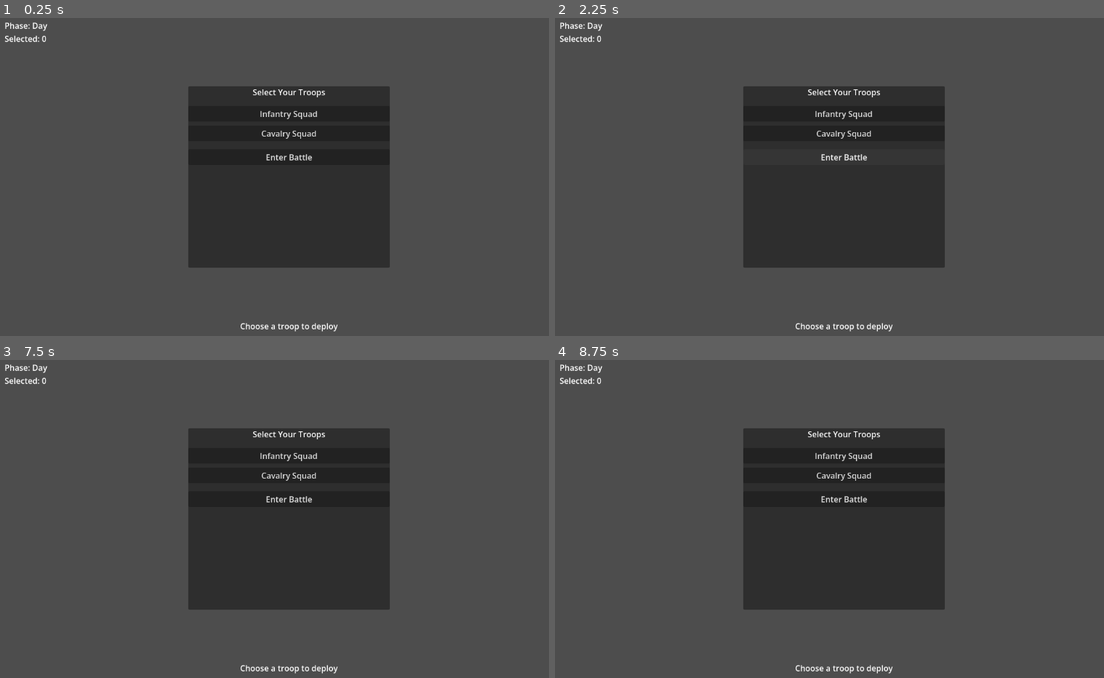
Above: before the commit, frames 1-4 (two rows, left to right).
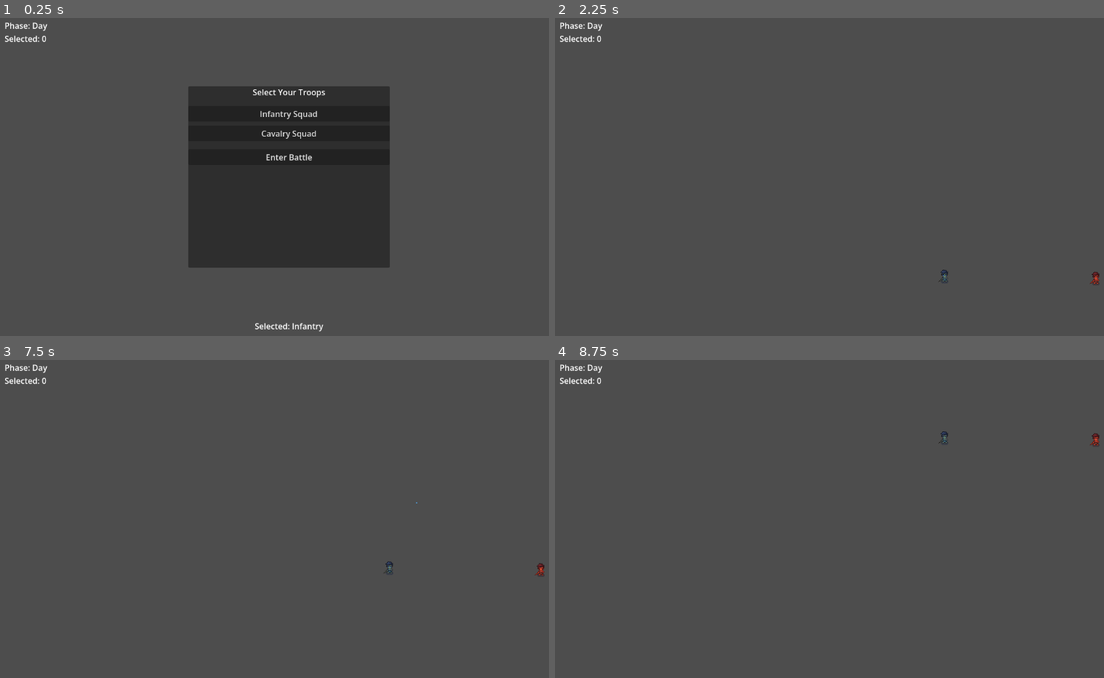
Above: after the commit, the same moments.

Repository: yangmeng6666/FactionalStruggle-
Game: Godot game, scene res://scenes/main.tscn
Two runs of this game, one before a commit and one after it. Both use one fixed random seed, a clock stepped at 60 frames per second and the inputs below.
Inputs (mouse positions are in pixels of both pictures, inside the frame that each line leads up to):
- Up to frame 1 (0.25 s): no input
- Up to frame 2 (2.25 s): click "Infantry Squad" at 0.5 s; click "Cavalry Squad" at 1.25 s; click "Enter Battle" at 2 s
- Up to frame 3 (7.5 s): click (290, 499) at 2.75 s, where only the run before the commit has a clickable "Enter Battle"; click (290, 455) at 3.5 s, where only the run before the commit has a clickable "Infantry Squad"; click (290, 474) at 4.25 s, where only the run before the commit has a clickable "Cavalry Squad"; click (290, 455) at 5 s, where only the run before the commit has a clickable "Infantry Squad"; click (290, 474) at 5.75 s, where only the run before the commit has a clickable "Cavalry Squad"; click (290, 499) at 6.5 s, where only the run before the commit has a clickable "Enter Battle"; tap Enter at 7.25 s; move the mouse to (417, 503) at 7.27 s; hold S (camera_down) from 7.28 s (still down); click (417, 503) at 7.42 s
- Up to frame 4 (8.75 s): release S (camera_down) at 8 s; drag from (725, 534) to (813, 585) at 8.02 s

The runs differ from the first frame. In frame 1, 0.2% of the frame differs, in the area x 43-62%, y 95-99%; in frame 2, 19%; in frame 3, 21%, in the area x 34-100%, y 21-99%; in frame 4, 21%.
Error before the commit: Parse Error: Identifier "TroopList" not declared in the current scope. (res://scripts/ui/troop_selection.gd:22)

Commit message:
fix(T2): correct node path access in troop_selection.gd
- Changed path syntax from panel/TroopList/TroopOption0
  to explicit get_node() calls for Godot 4 compatibility
- Verified project imports successfully without errors

Runtime evidence:
- Godot 4.6.1 at /root/tools/godot/4.6.1/extracted/Godot_v4.6.1-stable_linux.x86_64
- Command: godot --headless --path game/test --import
- Project imports without script parse errors
- Main scene loads successfully

🤖 Generated with [Claude Code](https://claude.com/claude-code)

Co-Authored-By: Claude <noreply@anthropic.com>

Diff:
--- a/game/test/scripts/ui/troop_selection.gd
+++ b/game/test/scripts/ui/troop_selection.gd
@@ -17,12 +17,13 @@
 
 func _ready() -> void:
 	# Get references to UI elements
-	var panel = $PanelContainer/VBox
+	var vbox = $PanelContainer/VBox
+	var troop_list = vbox.get_node("TroopList")
 	_troop_buttons = [
-		panel/TroopList/TroopOption0,
-		panel/TroopList/TroopOption1,
+		troop_list.get_node("TroopOption0"),
+		troop_list.get_node("TroopOption1"),
 	]
-	_confirm_button = panel/ConfirmButton
+	_confirm_button = vbox.get_node("ConfirmButton")
 	_status_label = $StatusLabel
 
 	# Connect signals
